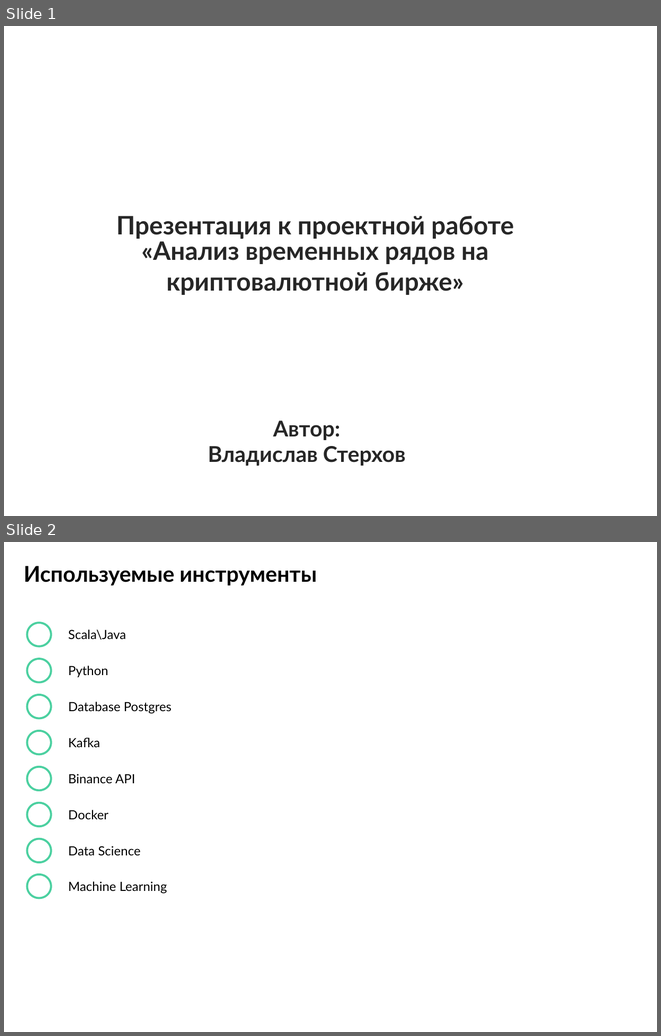
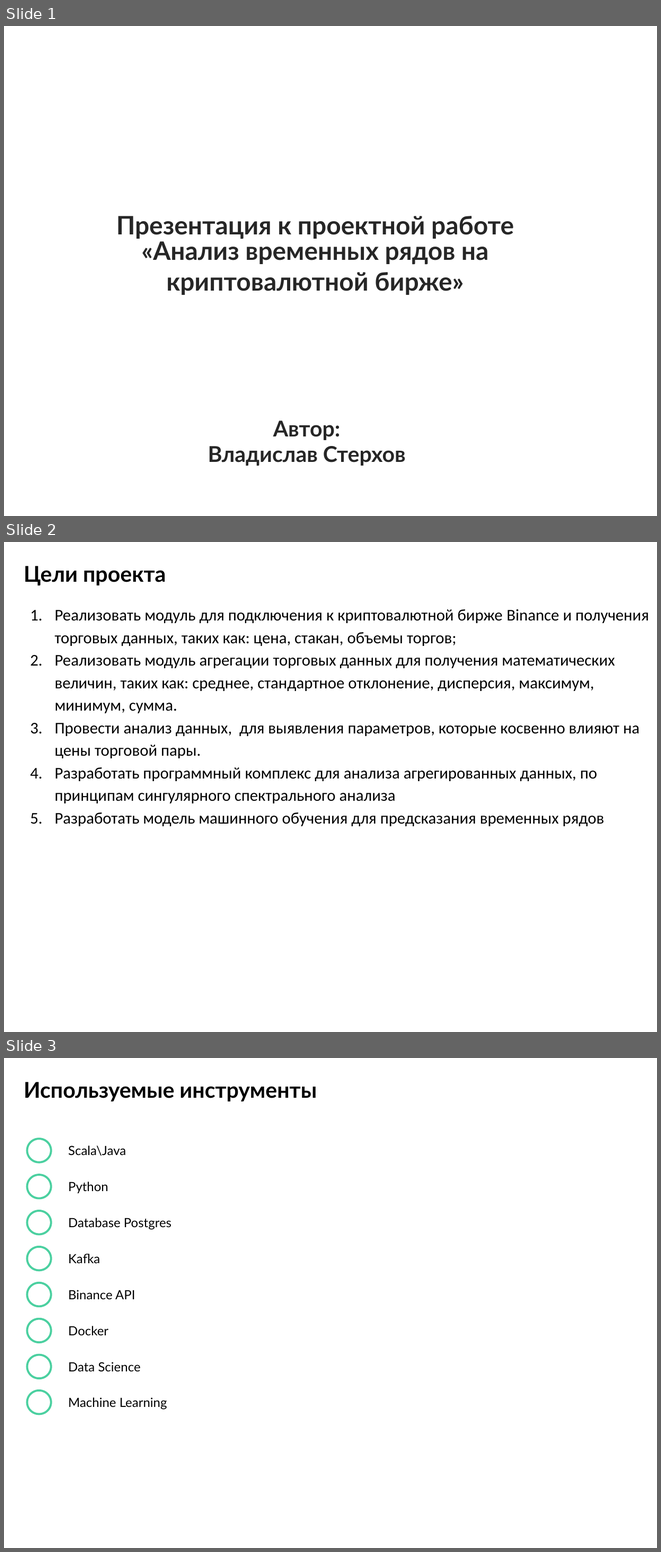
Before and after one commit to VSterkhov/CryptoCurrencyTrading_public, a slide deck: Netology_Презентация_Стерхов В.pptx. Shown one above the other, each under a label of ours: slides 1 and 2 before the commit, slides 1, 2 and 3 after it. The pictures are 661x1036 and 661x1552 pixels, drawn with LibreOffice and Linux fonts; fonts in the diff are those of the drawing. Boxes give left, top, right and bottom in pixels: in the first picture for what was removed or moved away, otherwise in the second. Text is boxed around its words. In the diff, an @@ line names an element or a change of style, - is before the commit and + after.

```diff
--- a/Netology_Презентация_Стерхов В.pptx
+++ b/Netology_Презентация_Стерхов В.pptx
@@ slide 2 added at [4, 542, 657, 1032], background #FFFFFF @@
@@ text added at [24, 566, 166, 585], 24 pt, text #000000, bold @@
+Цели проекта
@@ text added at [55, 609, 649, 826], 18 pt, text #000000 @@
+1. Реализовать модуль для подключения к криптовалютной бирже Binance и получения торговых данных, таких как: цена, стакан, объемы торгов;
+2. Реализовать модуль агрегации торговых данных для получения математических величин, таких как: среднее, стандартное отклонение, дисперсия, максимум, минимум, сумма.
+3. Провести анализ данных, для выявления параметров, которые косвенно влияют на цены торговой пары.
+4. Разработать программный комплекс для анализа агрегированных данных, по принципам сингулярного спектрального анализа
+5. Разработать модель машинного обучения для предсказания временных рядов
@@ what was slide 2 is now slide 3 @@
```
Also in this commit, not shown: 2 slides changed, 5 other slides added, 1 other file.
